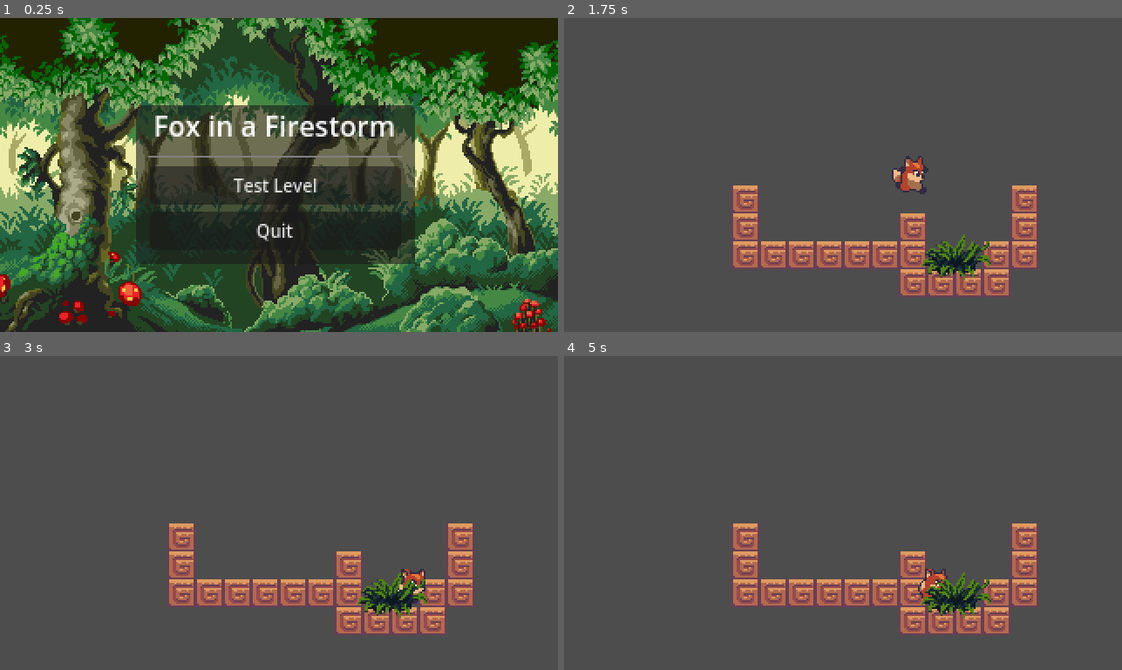
Above: before the commit, frames 1-4 (two rows, left to right).
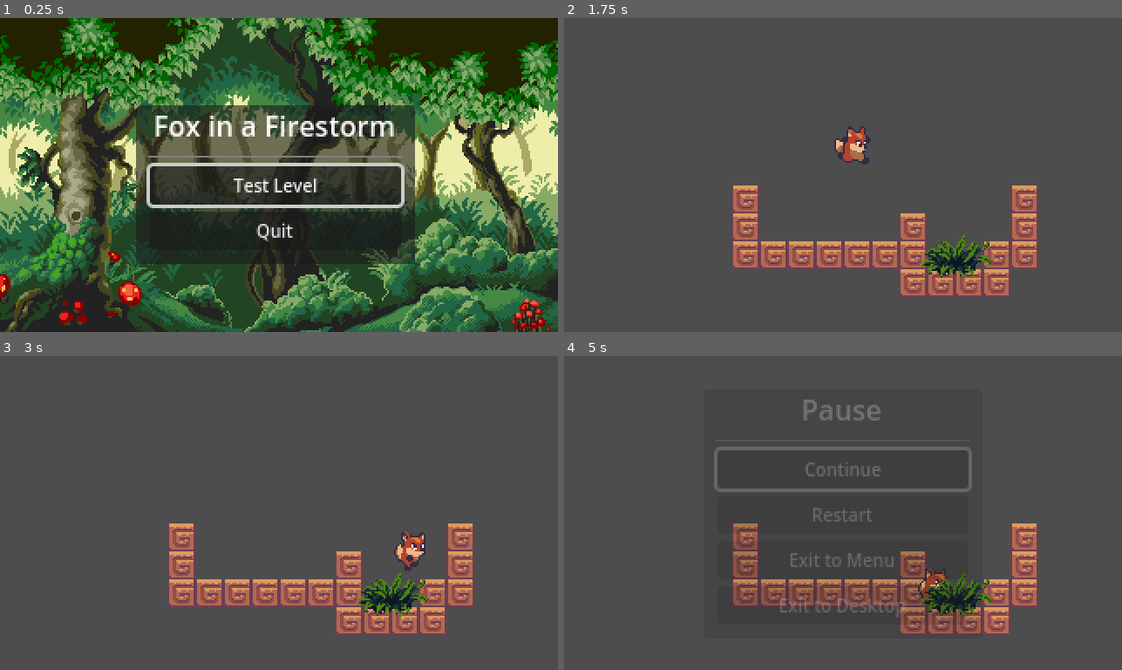
Above: after the commit, the same moments.

Repository: JP-Dhabolt/fox-in-a-firestorm
Game: Godot game, scene res://scenes/levels/Main.tscn
Two runs of this game, one before a commit and one after it. Both use one fixed random seed, a clock stepped at 60 frames per second and the inputs below.
Inputs (mouse positions are in pixels of both pictures, inside the frame that each line leads up to):
- Up to frame 1 (0.25 s): no input
- Up to frame 2 (1.75 s): click "Test Level" at 0.5 s; tap Enter at 1.25 s; move the mouse to (965, 159) at 1.27 s; hold D (move_right) from 1.28 s (still down); hold Shift from 1.28 s (still down); click (965, 159) at 1.42 s; tap Space (jump) at 1.52 s
- Up to frame 3 (3 s): release D (move_right) at 2 s; release Shift at 2 s; drag from (167, 528) to (390, 597) at 2.02 s; move the mouse to (334, 443) at 2.77 s; hold D (move_right) from 2.78 s (still down); tap Ctrl at 2.85 s
- Up to frame 4 (5 s): release D (move_right) at 3.5 s; drag from (815, 575) to (675, 465) at 3.52 s; move the mouse to (1010, 560) at 4.27 s; hold A (move_left) from 4.28 s (still down); tap Alt at 4.35 s; tap Escape (ui_cancel) at 4.9 s

The runs differ from the first frame. In frame 1, 1.2% of the frame differs, in the area x 26-73%, y 46-61%; in frame 2, 1.1%; in frame 3, 0.7%; in frame 4, 5.3%, in the area x 26-75%, y 13-87%.
Error after the commit: Invalid assignment of property or key 'paused' with value of type 'bool' on a base object of type 'null instance'. (res://scenes/interface/MenuModal/MenuModal.…

Commit message:
Add MenuModal

Diff:
--- a/game/project.godot
+++ b/game/project.godot
@@ -57,6 +57,20 @@
 
 [input]
 
+ui_accept={
+"deadzone": 0.5,
+"events": [Object(InputEventKey,"resource_local_to_scene":false,"resource_name":"","device":0,"window_id":0,"alt_pressed":false,"shift_pressed":false,"ctrl_pressed":false,"meta_pressed":false,"pressed":false,"keycode":4194309,"physical_keycode":0,"key_label":0,"unicode":4194309,"echo":false,"script":null)
+, Object(InputEventKey,"resource_local_to_scene":false,"resource_name":"","device":0,"window_id":0,"alt_pressed":false,"shift_pressed":false,"ctrl_pressed":false,"meta_pressed":false,"pressed":false,"keycode":4194310,"physical_keycode":0,"key_label":0,"unicode":4194310,"echo":false,"script":null)
+, Object(InputEventKey,"resource_local_to_scene":false,"resource_name":"","device":0,"window_id":0,"alt_pressed":false,"shift_pressed":false,"ctrl_pressed":false,"meta_pressed":false,"pressed":false,"keycode":32,"physical_keycode":0,"key_label":0,"unicode":32,"echo":false,"script":null)
+, Object(InputEventJoypadButton,"resource_local_to_scene":false,"resource_name":"","device":-1,"button_index":0,"pressure":0.0,"pressed":false,"script":null)
+]
+}
+ui_cancel={
+"deadzone": 0.5,
+"events": [Object(InputEventKey,"resource_local_to_scene":false,"resource_name":"","device":0,"window_id":0,"alt_pressed":false,"shift_pressed":false,"ctrl_pressed":false,"meta_pressed":false,"pressed":false,"keycode":4194305,"physical_keycode":0,"key_label":0,"unicode":4194305,"echo":false,"script":null)
+, Object(InputEventJoypadButton,"resource_local_to_scene":false,"resource_name":"","device":-1,"button_index":6,"pressure":0.0,"pressed":false,"script":null)
+]
+}
 jump={
 "deadzone": 0.5,
 "events": [Object(InputEventKey,"resource_local_to_scene":false,"resource_name":"","device":-1,"window_id":0,"alt_pressed":false,"shift_pressed":false,"ctrl_pressed":false,"meta_pressed":false,"pressed":false,"keycode":32,"physical_keycode":0,"key_label":0,"unicode":32,"echo":false,"script":null)
--- a/game/scenes/interface/MainMenu.gd
+++ b/game/scenes/interface/MainMenu.gd
@@ -7,6 +7,7 @@
 func _ready():
 	test_level_button.pressed.connect(_load_test_level)
 	quit_button.pressed.connect(get_tree().quit)
+	test_level_button.grab_focus()
 
 func _load_test_level():
 	get_tree().change_scene_to_file("res://scenes/levels/TestLevel.tscn")
--- a/game/scenes/interface/MainMenu.tscn
+++ b/game/scenes/interface/MainMenu.tscn
@@ -1,20 +1,14 @@
-[gd_scene load_steps=4 format=3 uid="uid://c2cih655wsces"]
+[gd_scene load_steps=2 format=3 uid="uid://be1sw78cnhfjp"]
 
-[ext_resource type="Shader" path="res://scenes/interface/blur.gdshader" id="1_8q56i"]
 [ext_resource type="Script" path="res://scenes/interface/MainMenu.gd" id="2_g1n1f"]
 
-[sub_resource type="ShaderMaterial" id="ShaderMaterial_oukxm"]
-shader = ExtResource("1_8q56i")
-shader_parameter/blur = 0.843
-shader_parameter/brightness = 0.899
-
 [node name="MainMenu" type="ColorRect"]
-material = SubResource("ShaderMaterial_oukxm")
 anchors_preset = 15
 anchor_right = 1.0
 anchor_bottom = 1.0
 grow_horizontal = 2
 grow_vertical = 2
+color = Color(1, 1, 1, 0)
 script = ExtResource("2_g1n1f")
 
 [node name="CenterContainer" type="CenterContainer" parent="."]
--- /dev/null
+++ b/game/scenes/interface/MenuModal/MenuModal.gd
@@ -0,0 +1,38 @@
+extends ColorRect
+
+@onready var animation_player: AnimationPlayer = $AnimationPlayer
+@onready var continue_button: Button = find_child("ContinueButton")
+@onready var restart_button: Button = find_child("RestartButton")
+@onready var menu_exit_button: Button = find_child("MenuExitButton")
+@onready var desktop_exit_button: Button = find_child("DesktopExitButton")
+
+# Called when the node enters the scene tree for the first time.
+func _ready():
+	continue_button.pressed.connect(unpause)
+	restart_button.pressed.connect(_reload_scene)
+	menu_exit_button.pressed.connect(_load_menu)
+	desktop_exit_button.pressed.connect(get_tree().quit)
+
+func pause():
+	animation_player.play("Pause")
+	get_tree().paused = true
+	continue_button.grab_focus()
+
+func unpause():
+	animation_player.play("Unpause")
+	get_tree().paused = false
+
+func _unhandled_input(event: InputEvent) -> void:
+	if event.is_action_pressed("ui_cancel"):
+		if get_tree().paused:
+			unpause()
+		else:
+			pause()
+
+func _reload_scene():
+	get_tree().reload_current_scene()
+	unpause()
+
+func _load_menu():
+	get_tree().change_scene_to_file("res://scenes/levels/Main.tscn")
+	unpause()
--- /dev/null
+++ b/game/scenes/interface/MenuModal/MenuModal.tscn
@@ -0,0 +1,201 @@
+[gd_scene load_steps=8 format=3 uid="uid://g5xdeqs6ky7f"]
+
+[ext_resource type="Shader" path="res://scenes/interface/MenuModal/blur.gdshader" id="1_nofqy"]
+[ext_resource type="Script" path="res://scenes/interface/MenuModal/MenuModal.gd" id="2_f76qs"]
+
+[sub_resource type="ShaderMaterial" id="ShaderMaterial_oukxm"]
+shader = ExtResource("1_nofqy")
+shader_parameter/blur = 0.0
+shader_parameter/brightness = 1.0
+
+[sub_resource type="Animation" id="Animation_mruah"]
+resource_name = "Unpause"
+length = 0.001
+tracks/0/type = "value"
+tracks/0/imported = false
+tracks/0/enabled = true
+tracks/0/path = NodePath(".:material:shader_parameter/blur")
+tracks/0/interp = 1
+tracks/0/loop_wrap = true
+tracks/0/keys = {
+"times": PackedFloat32Array(0),
+"transitions": PackedFloat32Array(1),
+"update": 0,
+"values": [0.0]
+}
+tracks/1/type = "value"
+tracks/1/imported = false
+tracks/1/enabled = true
+tracks/1/path = NodePath(".:material:shader_parameter/brightness")
+tracks/1/interp = 1
+tracks/1/loop_wrap = true
+tracks/1/keys = {
+"times": PackedFloat32Array(0),
+"transitions": PackedFloat32Array(1),
+"update": 0,
+"values": [1.0]
+}
+tracks/2/type = "value"
+tracks/2/imported = false
+tracks/2/enabled = true
+tracks/2/path = NodePath("CenterContainer:modulate")
+tracks/2/interp = 1
+tracks/2/loop_wrap = true
+tracks/2/keys = {
+"times": PackedFloat32Array(0),
+"transitions": PackedFloat32Array(1),
+"update": 0,
+"values": [Color(1, 1, 1, 0)]
+}
+
+[sub_resource type="Animation" id="Animation_5mwys"]
+length = 0.001
+tracks/0/type = "value"
+tracks/0/imported = false
+tracks/0/enabled = true
+tracks/0/path = NodePath(".:material:shader_parameter/blur")
+tracks/0/interp = 1
+tracks/0/loop_wrap = true
+tracks/0/keys = {
+"times": PackedFloat32Array(0),
+"transitions": PackedFloat32Array(1),
+"update": 0,
+"values": [0.0]
+}
+tracks/1/type = "value"
+tracks/1/imported = false
+tracks/1/enabled = true
+tracks/1/path = NodePath(".:material:shader_parameter/brightness")
+tracks/1/interp = 1
+tracks/1/loop_wrap = true
+tracks/1/keys = {
+"times": PackedFloat32Array(0),
+"transitions": PackedFloat32Array(1),
+"update": 0,
+"values": [1.0]
+}
+tracks/2/type = "value"
+tracks/2/imported = false
+tracks/2/enabled = true
+tracks/2/path = NodePath("CenterContainer:modulate")
+tracks/2/interp = 1
+tracks/2/loop_wrap = true
+tracks/2/keys = {
+"times": PackedFloat32Array(0),
+"transitions": PackedFloat32Array(1),
+"update": 0,
+"values": [Color(1, 1, 1, 0)]
+}
+
+[sub_resource type="Animation" id="Animation_c8duk"]
+resource_name = "Pause"
+length = 0.5
+tracks/0/type = "value"
+tracks/0/imported = false
+tracks/0/enabled = true
+tracks/0/path = NodePath(".:material:shader_parameter/blur")
+tracks/0/interp = 1
+tracks/0/loop_wrap = true
+tracks/0/keys = {
+"times": PackedFloat32Array(0, 0.5),
+"transitions": PackedFloat32Array(0.5, 1),
+"update": 0,
+"values": [0.0, 2.5]
+}
+tracks/1/type = "value"
+tracks/1/imported = false
+tracks/1/enabled = true
+tracks/1/path = NodePath(".:material:shader_parameter/brightness")
+tracks/1/interp = 1
+tracks/1/loop_wrap = true
+tracks/1/keys = {
+"times": PackedFloat32Array(0, 0.5),
+"transitions": PackedFloat32Array(0.5, 1),
+"update": 0,
+"values": [1.0, 0.667]
+}
+tracks/2/type = "value"
+tracks/2/imported = false
+tracks/2/enabled = true
+tracks/2/path = NodePath("CenterContainer:modulate")
+tracks/2/interp = 1
+tracks/2/loop_wrap = true
+tracks/2/keys = {
+"times": PackedFloat32Array(0, 0.5),
+"transitions": PackedFloat32Array(0.5, 1),
+"update": 0,
+"values": [Color(1, 1, 1, 0), Color(1, 1, 1, 1)]
+}
+
+[sub_resource type="AnimationLibrary" id="AnimationLibrary_71way"]
+_data = {
+"Pause": SubResource("Animation_c8duk"),
+"RESET": SubResource("Animation_5mwys"),
+"Unpause": SubResource("Animation_mruah")
+}
+
+[node name="MenuModal" type="ColorRect"]
+process_mode = 3
+material = SubResource("ShaderMaterial_oukxm")
+anchors_preset = 15
+anchor_right = 1.0
+anchor_bottom = 1.0
+grow_horizontal = 2
+grow_vertical = 2
+script = ExtResource("2_f76qs")
+
+[node name="CenterContainer" type="CenterContainer" parent="."]
+modulate = Color(1, 1, 1, 0)
+layout_mode = 1
+anchors_preset = 15
+anchor_right = 1.0
+anchor_bottom = 1.0
+grow_horizontal = 2
+grow_vertical = 2
+
+[node name="PanelContainer" type="PanelContainer" parent="CenterContainer"]
+custom_minimum_size = Vector2(160, 140)
+layout_mode = 2
+
+[node name="MarginContainer" type="MarginContainer" parent="CenterContainer/PanelContainer"]
+layout_mode = 2
+theme_override_constants/margin_left = 8
+theme_override_constants/margin_right = 8
+theme_override_constants/margin_bottom = 8
+
+[node name="VBoxContainer" type="VBoxContainer" parent="CenterContainer/PanelContainer/MarginContainer"]
+layout_mode = 2
+
+[node name="MainMenuLabel" type="Label" parent="CenterContainer/PanelContainer/MarginContainer/VBoxContainer"]
+layout_mode = 2
+text = "Pause"
+horizontal_alignment = 1
+
+[node name="HSeparator" type="HSeparator" parent="CenterContainer/PanelContainer/MarginContainer/VBoxContainer"]
+layout_mode = 2
+
+[node name="ContinueButton" type="Button" parent="CenterContainer/PanelContainer/MarginContainer/VBoxContainer"]
+layout_mode = 2
+theme_override_font_sizes/font_size = 10
+text = "Continue"
+
+[node name="RestartButton" type="Button" parent="CenterContainer/PanelContainer/MarginContainer/VBoxContainer"]
+layout_mode = 2
+theme_override_font_sizes/font_size = 10
+text = "Restart"
+
+[node name="MenuExitButton" type="Button" parent="CenterContainer/PanelContainer/MarginContainer/VBoxContainer"]
+layout_mode = 2
+theme_override_font_sizes/font_size = 10
+text = "Exit to Menu"
+
+[node name="DesktopExitButton" type="Button" parent="CenterContainer/PanelContainer/MarginContainer/VBoxContainer"]
+layout_mode = 2
+theme_override_font_sizes/font_size = 10
+text = "Exit to Desktop"
+
+[node name="AnimationPlayer" type="AnimationPlayer" parent="."]
+autoplay = "Unpause"
+libraries = {
+"": SubResource("AnimationLibrary_71way")
+}
--- a/game/scenes/levels/TestLevel.tscn
+++ b/game/scenes/levels/TestLevel.tscn
@@ -1,11 +1,14 @@
-[gd_scene load_steps=4 format=3 uid="uid://dsyeewn78c28r"]
+[gd_scene load_steps=6 format=3 uid="uid://dsyeewn78c28r"]
 
 [ext_resource type="PackedScene" uid="uid://dwfuuw8xx8l86" path="res://scenes/objects/Block.tscn" id="1"]
+[ext_resource type="Script" path="res://scenes/levels/TestLevel.gd" id="1_o6ebi"]
 [ext_resource type="PackedScene" uid="uid://cqnuwdbv7t1jm" path="res://scenes/characters/Player.tscn" id="2"]
 [ext_resource type="PackedScene" path="res://scenes/objects/Leaves.tscn" id="3"]
+[ext_resource type="PackedScene" uid="uid://g5xdeqs6ky7f" path="res://scenes/interface/MenuModal/MenuModal.tscn" id="5_hsehm"]
 
 [node name="World" type="Node2D"]
 position = Vector2(128, 128)
+script = ExtResource("1_o6ebi")
 
 [node name="Block" parent="." instance=ExtResource("1")]
 position = Vector2(8, 8)
@@ -66,3 +69,9 @@
 
 [node name="Leaves" parent="." instance=ExtResource("3")]
 position = Vector2(96, 8)
+
+[node name="MenuModal" parent="." instance=ExtResource("5_hsehm")]
+offset_left = 32.0
+offset_top = -38.0
+offset_right = 32.0
+offset_bottom = -38.0
Renamed: game/scenes/interface/blur.gdshader -> game/scenes/interface/MenuModal/blur.gdshader
